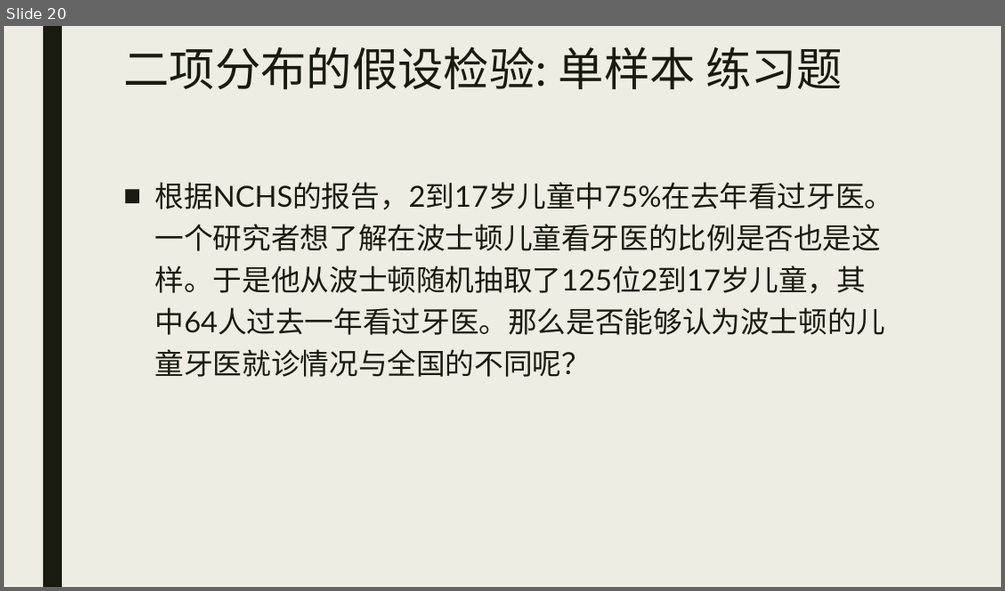
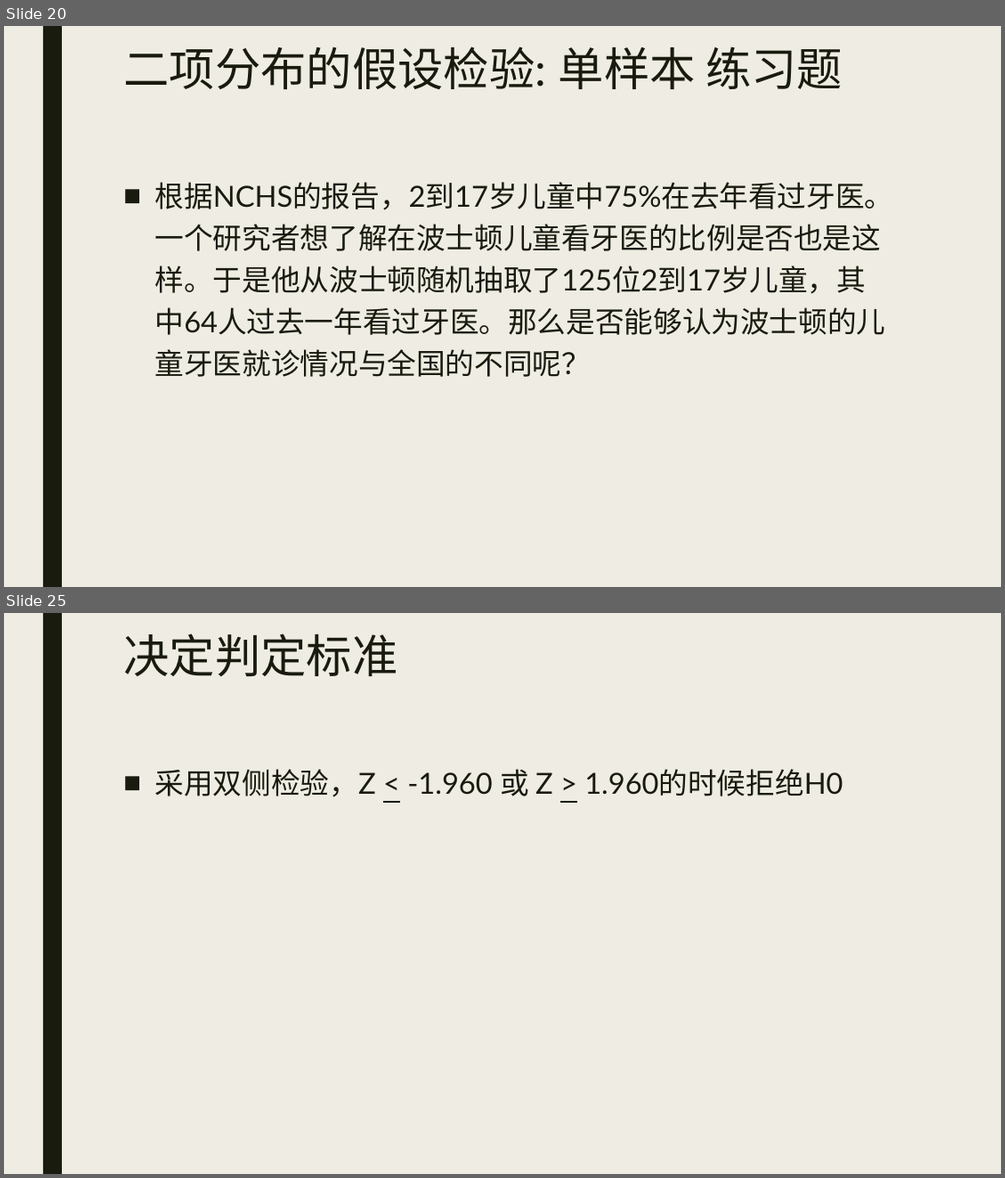
Before and after one commit to beneon/medstat, a slide deck: lect-6/二分变量的检验以及样本量估计.pptx. Shown one above the other, each under a label of ours: slide 20 before the commit, slides 20 and 25 after it; the slides between them are not shown. The pictures are 1005x591 and 1005x1178 pixels, drawn with LibreOffice and Linux fonts; fonts in the diff are those of the drawing. Boxes give left, top, right and bottom in pixels: in the first picture for what was removed or moved away, otherwise in the second. Text is boxed around its words. In the diff, an @@ line names an element or a change of style, - is before the commit and + after.

```diff
--- a/lect-6/二分变量的检验以及样本量估计.pptx
+++ b/lect-6/二分变量的检验以及样本量估计.pptx
@@ slide 25 added at box(4, 613, 1001, 1174), background #EFEDE3; not listed: 1 template element that a slide beside it also shows @@
@@ title added at box(123, 633, 397, 676), 44 pt, text #191B0E @@
+决定判定标准
@@ text added at box(155, 769, 842, 797), 28 pt, text #191B0E @@
+■ 采用双侧检验，Z < -1.960 或 Z > 1.960的时候拒绝H0
```
Also in this commit, not shown: 17 other slides added.
